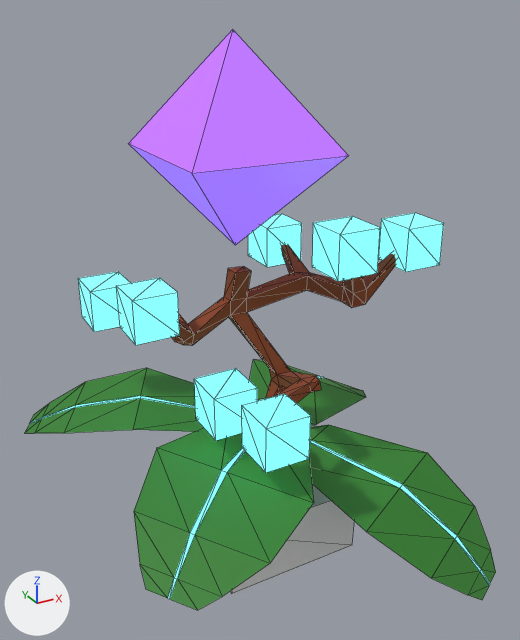
One commit to the glTF model assets/plant/plant.glb: the scene before it, then after it.
One viewpoint serves both versions: a 50 mm lens placed at (-4.3, -7.79, 6.39), pointed at (-0.2, -0.35, 2.67). The axes (+X, +Y, +Z) are drawn at lower left. The lights are the same throughout. Mesh edges are drawn as thin lines. Where no turn or scale is listed for an object, it has been applied to the vertices. Vertices at the same position are counted once.
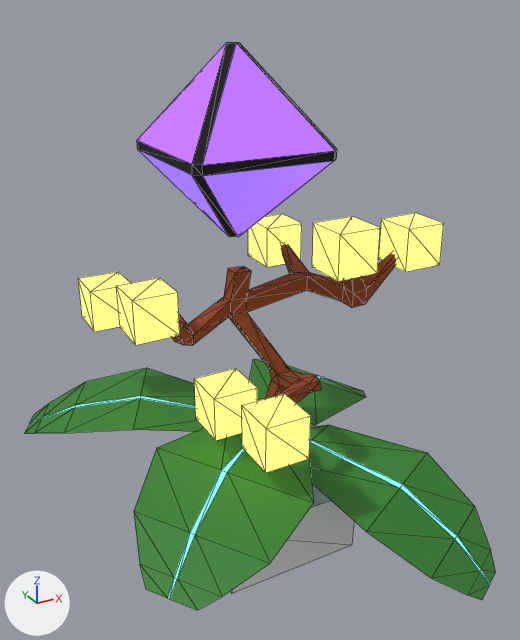
Where the newer file only moved an object's origin or applied its transform, the numbers keep the older frame.

What the commit changed:
Material 'FruitRough' (mat_fruitrough) is new.
Its base color is (0.00815, 0.00815, 0.00815) (black #161616).
Its roughness is 1.0.
Material 'BulbGlow' (mat_bulbglow) is new.
Its base color is (0.8, 0.506, 0.00638) (yellow #e7bd13).
Its roughness is 0.4.
Its emission color is (1.0, 1.0, 0.257) (yellow #ffff8b).
Its emission strength is 1.0.
me_cube_011 has 8 vertices, 12 faces and spans x -0.284..0.284, y -0.284..0.284, z -0.284..0.284.
me_cube_011 no longer uses material mat_leafglow (cyan #13e5e7).
me_cube_011 now uses material mat_bulbglow (yellow #e7bd13).
me_cube_014 has 8 vertices, 12 faces and spans x -0.284..0.284, y -0.284..0.284, z -0.284..0.284.
me_cube_014 no longer uses material mat_leafglow (cyan #13e5e7).
me_cube_014 now uses material mat_bulbglow (yellow #e7bd13).
me_cube_013 has 8 vertices, 12 faces and spans x -0.284..0.284, y -0.284..0.284, z -0.284..0.284.
me_cube_013 no longer uses material mat_leafglow (cyan #13e5e7).
me_cube_013 now uses material mat_bulbglow (yellow #e7bd13).
me_cube_015 has 8 vertices, 12 faces and spans x -0.284..0.284, y -0.284..0.284, z -0.284..0.284.
me_cube_015 no longer uses material mat_leafglow (cyan #13e5e7).
me_cube_015 now uses material mat_bulbglow (yellow #e7bd13).
me_cube_016 has 8 vertices, 12 faces and spans x -0.284..0.284, y -0.284..0.284, z -0.284..0.284.
me_cube_016 no longer uses material mat_leafglow (cyan #13e5e7).
me_cube_016 now uses material mat_bulbglow (yellow #e7bd13).
me_cube_017 has 8 vertices, 12 faces and spans x -0.284..0.284, y -0.284..0.284, z -0.284..0.284.
me_cube_017 no longer uses material mat_leafglow (cyan #13e5e7).
me_cube_017 now uses material mat_bulbglow (yellow #e7bd13).
me_cube_018 has 8 vertices, 12 faces and spans x -0.284..0.284, y -0.284..0.284, z -0.284..0.284.
me_cube_018 no longer uses material mat_leafglow (cyan #13e5e7).
me_cube_018 now uses material mat_bulbglow (yellow #e7bd13).
me_cube_010 is used by ob_fruit; location (-0.3, 0.14, 5.01); scale (1.51, 1.51, 1.51).
me_cube_010 had 6 vertices, 8 faces and spanned x -0.65..0.65, y -0.67..0.65, z -0.97..0.73.
me_cube_010 now has 24 vertices, 44 faces and spans x -0.93..0.93, y -0.95..0.92, z -1.33..0.97.
me_cube_010 part 1: the whole mesh is rebuilt.
me_cube_010 now uses material mat_fruitrough (black #161616).
Object 'Fruit' (ob_fruit) is rescaled from (1.51, 1.51, 1.51) to (1.0, 1.0, 1.0).

Where the change shows, as pixel boxes (x1, y1, x2, y2) in the pictures (520 x 640 px):
'Fruit', reshaped, rescaled (9% narrower, 10% shorter)
    before: (128, 29, 349, 245)
    after: (137, 42, 337, 237)
'Cube.014', recoloured (cyan to yellow)
    both: (242, 394, 311, 473)
'Cube.012', recoloured (cyan to yellow)
    both: (312, 216, 380, 281)
'Cube.013', recoloured (cyan to yellow)
    both: (117, 278, 180, 345)
'Cube.015', recoloured (cyan to yellow)
    both: (194, 368, 257, 441)
'Cube.010', recoloured (cyan to yellow)
    both: (379, 213, 444, 272)
'Cube.016', recoloured (cyan to yellow)
    both: (248, 214, 302, 267)
'Cube.011', recoloured (cyan to yellow)
    both: (78, 272, 130, 332)
